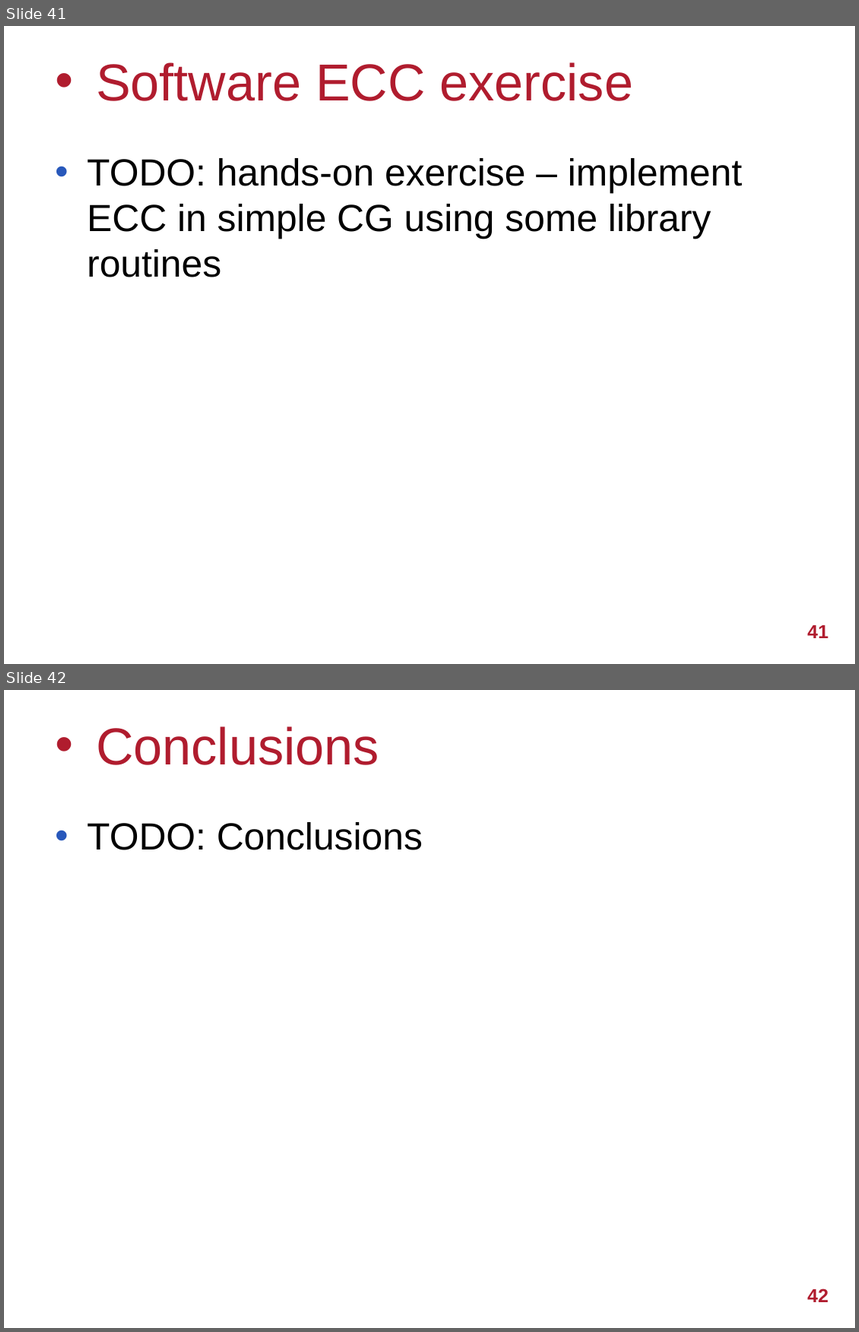
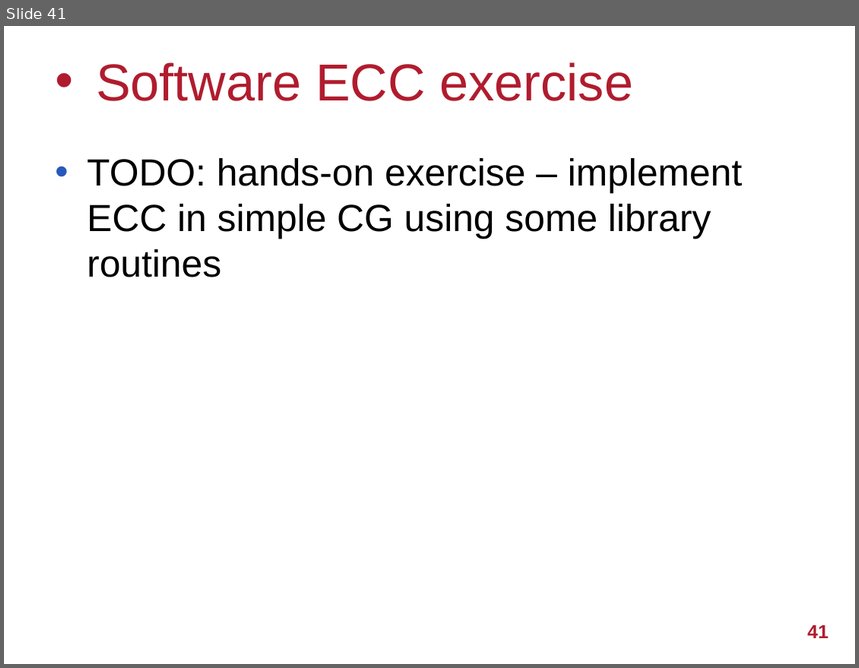
Before and after one commit to UoB-HPC/abft-training, a slide deck: abft-training.pptx. Shown one above the other, each under a label of ours: slides 41 and 42 before the commit, slide 41 after it. The pictures are 859x1332 and 859x668 pixels, drawn with LibreOffice and Linux fonts; fonts in the diff are those of the drawing; background and template pictures are left out. Boxes give left, top, right and bottom in pixels: in the first picture for what was removed or moved away, otherwise in the second. Text is boxed around its words. In the diff, an @@ line names an element or a change of style, - is before the commit and + after.

Commit message:
Delete conclusions slide for now

```diff
--- a/abft-training.pptx
+++ b/abft-training.pptx
@@ slide 42 removed at [4, 690, 855, 1328], background #FFFFFF @@
@@ title removed at [96, 726, 379, 765] @@
-• Conclusions
@@ text removed at [87, 822, 423, 850] @@
-• TODO: Conclusions
@@ page number removed at [807, 1289, 829, 1303] @@
-42
```
